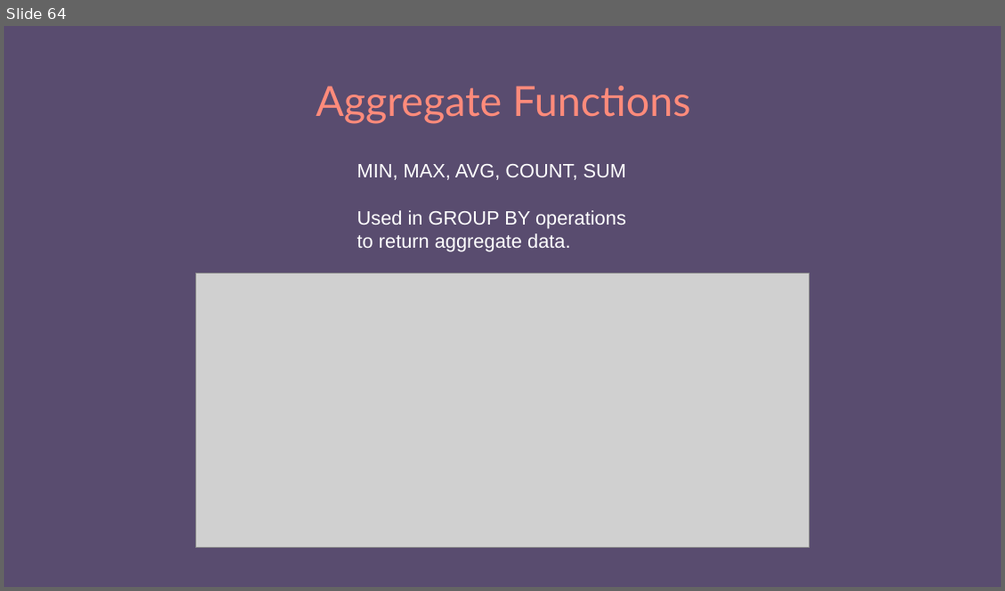
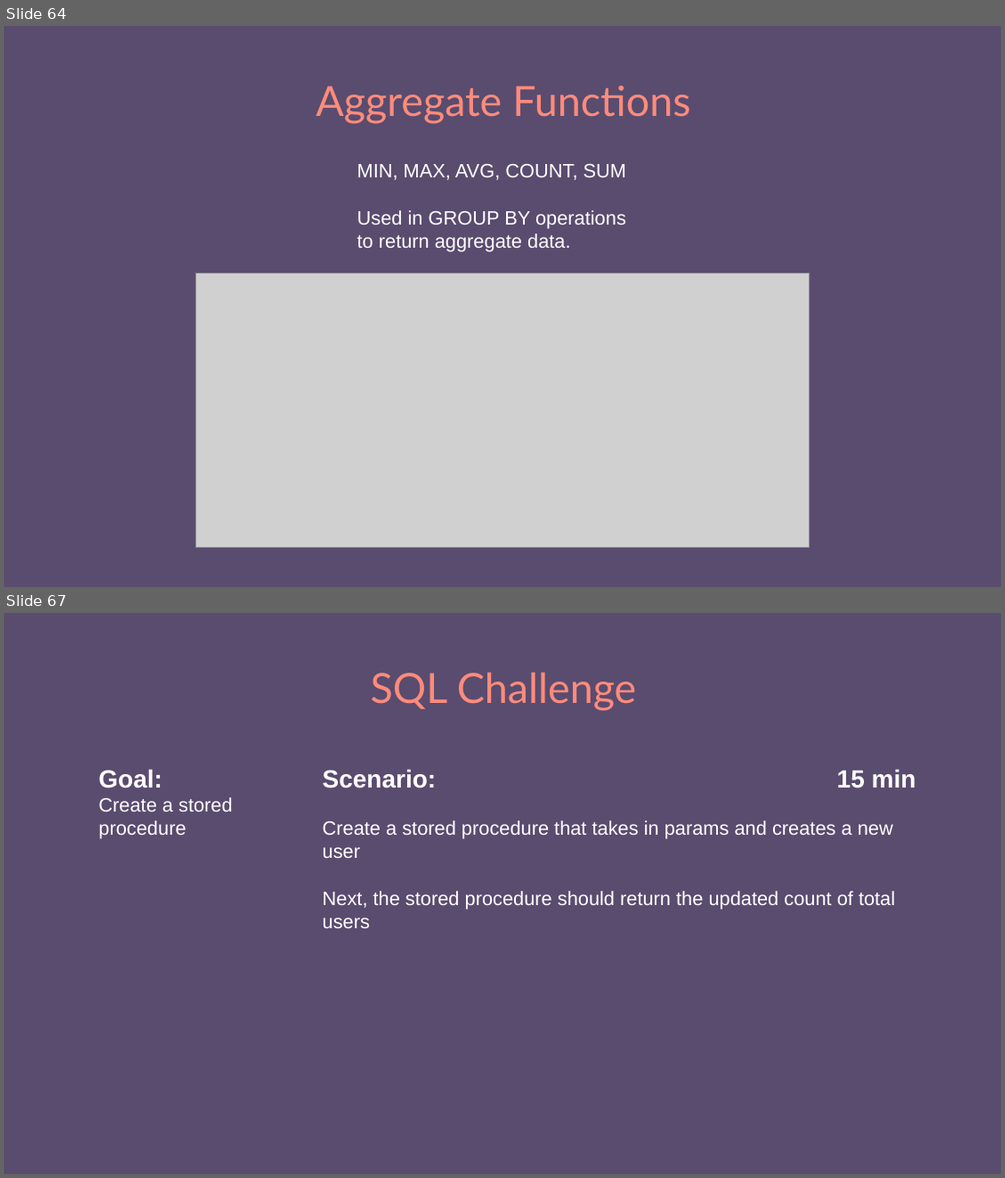
Before and after one commit to e-m-wilson/dotnet, a slide deck: Resources-Notes-Ppts/SQL/SQL_MSSQL.pptx. Shown one above the other, each under a label of ours: slide 64 before the commit, slides 64 and 67 after it; the slides between them are not shown. The pictures are 1005x591 and 1005x1178 pixels, drawn with LibreOffice and Linux fonts; fonts in the diff are those of the drawing; grey boxes stand for pictures. Boxes give left, top, right and bottom in pixels: in the first picture for what was removed or moved away, otherwise in the second. Text is boxed around its words. In the diff, an @@ line names an element or a change of style, - is before the commit and + after.

```diff
--- a/Resources-Notes-Ppts/SQL/SQL_MSSQL.pptx
+++ b/Resources-Notes-Ppts/SQL/SQL_MSSQL.pptx
@@ slide 67 added at [4, 613, 1001, 1174], background #594C6F @@
@@ title added at [371, 672, 637, 711], 30 pt, text #FF8B7B @@
+SQL Challenge
@@ text added at [98, 769, 233, 839], 14 pt, text #FFFFFF @@
+Goal:
+Create a stored procedure
@@ text added at [323, 769, 916, 928], 14 pt, text #FFFFFF @@
+Scenario: 15 min
+Create a stored procedure that takes in params and creates a new user
+Next, the stored procedure should return the updated count of total users
```
Also in this commit, not shown: 2 slides changed, 1 slide removed, 6 other files.
